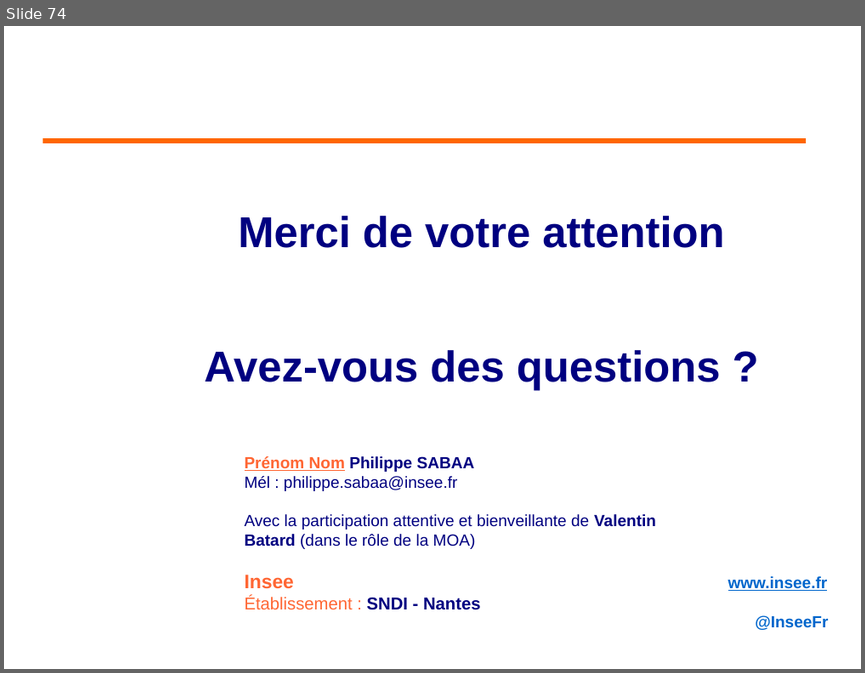
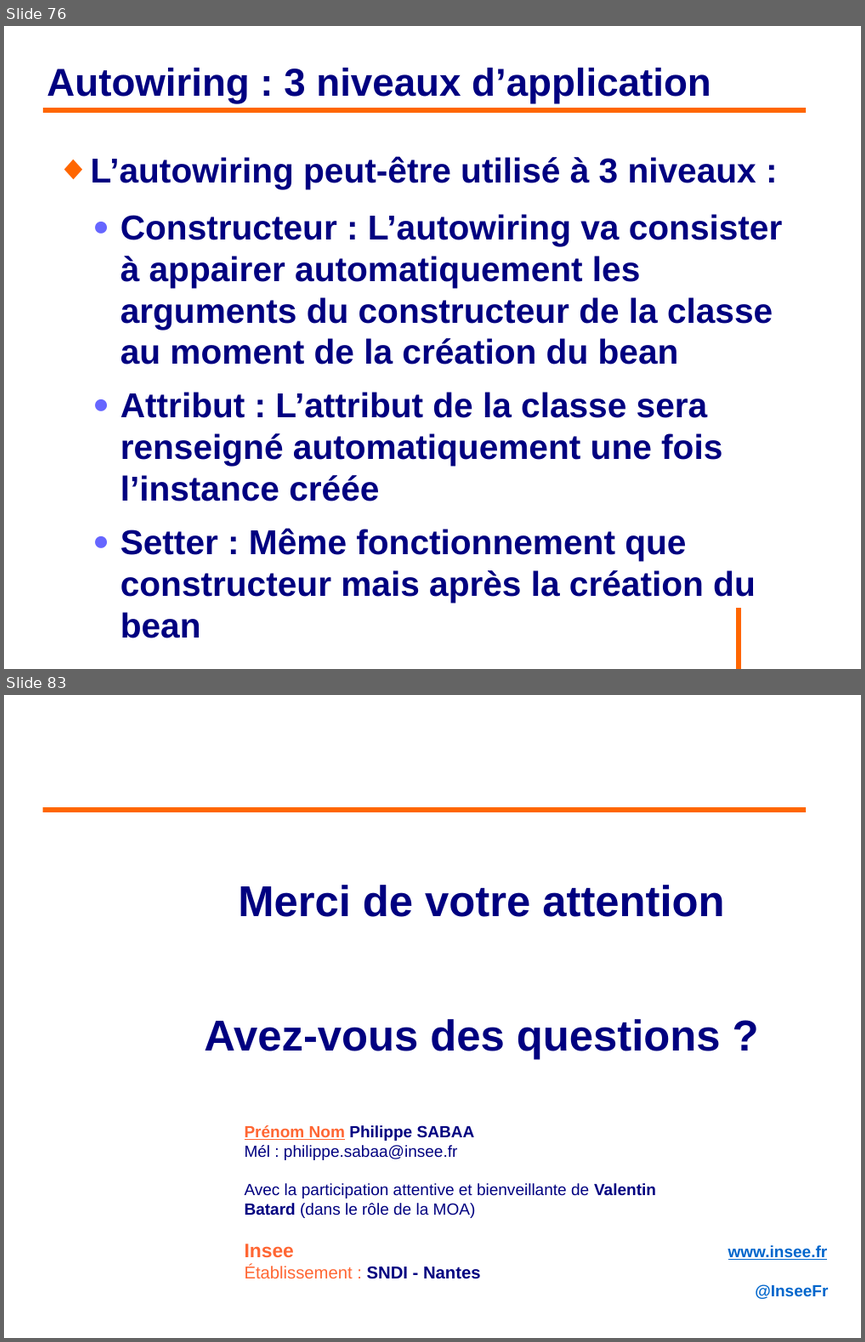
Before and after one commit to philphils/formation-spring, a slide deck: Documentation/diapo_formation_spring.odp. Shown one above the other, each under a label of ours: slide 74 before the commit, slides 76 and 83 after it; the slides between them are not shown. The pictures are 865x673 and 865x1342 pixels, drawn with LibreOffice and Linux fonts; fonts in the diff are those of the drawing; background and template pictures are left out. Boxes give left, top, right and bottom in pixels: in the first picture for what was removed or moved away, otherwise in the second. Text is boxed around its words. In the diff, an @@ line names an element or a change of style, - is before the commit and + after.

```diff
--- a/Documentation/diapo_formation_spring.odp
+++ b/Documentation/diapo_formation_spring.odp
@@ slide 76 added at [4,26,861,669], background #FFFFFF @@
@@ title added at [46,68,711,104], 36 pt, text #000080, bold @@
+Autowiring : 3 niveaux d’application
@@ line added from (43, 110) to (806, 110), #FF6600 4.54 pt @@
@@ text added at [91,156,783,602], 32 pt, text #000080, bold @@
+◆ L’autowiring peut-être utilisé à 3 niveaux :
+  ● Constructeur : L’autowiring va consister à appairer automatiquement les arguments du constructeur de la classe au moment de la création du bean
+  ● Attribut : L’attribut de la classe sera renseigné automatiquement une fois l’instance créée
+  ● Setter : Même fonctionnement que constructeur mais après la création du bean
@@ line added from (738, 607) to (738, 669), #FF6600 4.54 pt @@
@@ what was slide 74 is now slide 83 @@
```
Also in this commit, not shown: 1 slide changed, 9 other slides added, 1 slide removed.
